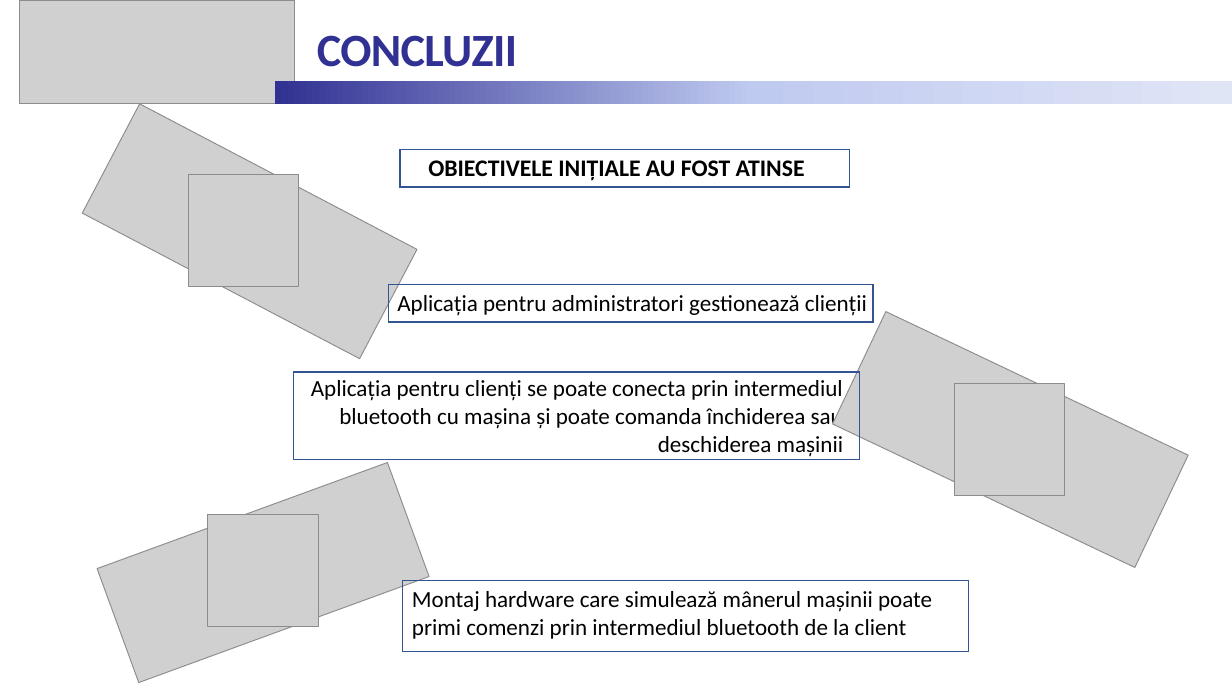
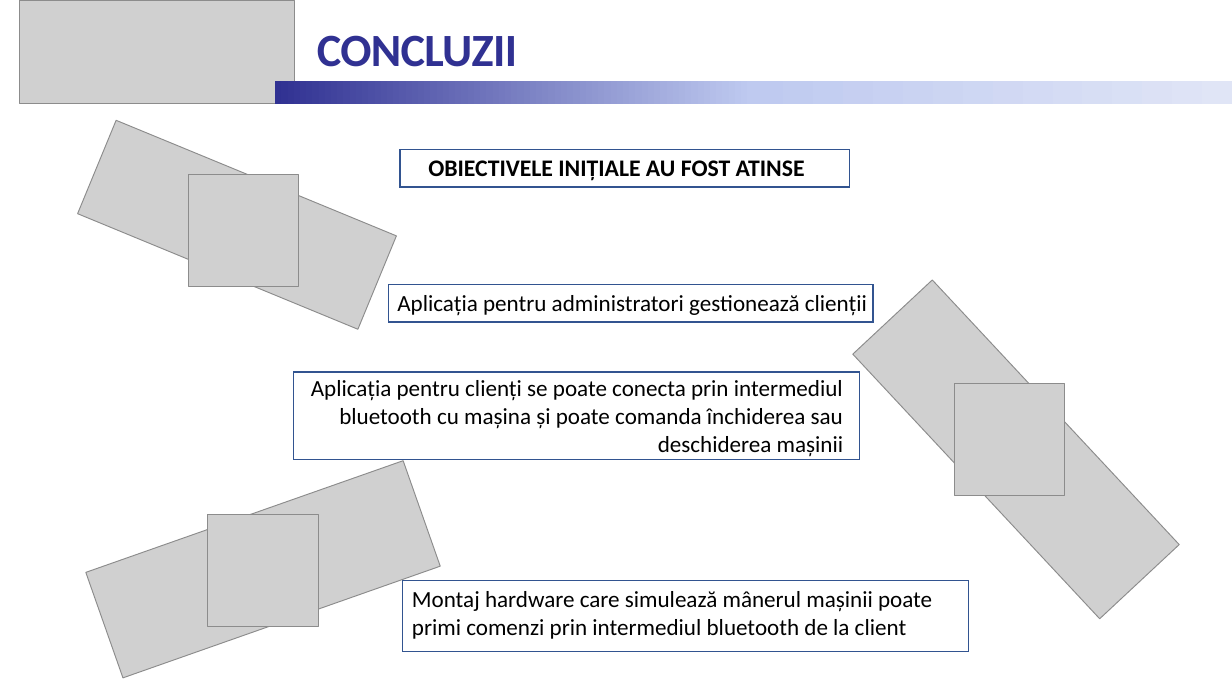
Before and after one commit to senciuckristine/DigitalKey, a slide deck: slide 11 of Documentation/Prezentare_Senciuc_Kristine.pptx (slide 12 before the commit). Drawn at 1232x693 pixels with LibreOffice and Linux fonts; fonts in the diff are those of the drawing; grey boxes stand for pictures. Boxes give left, top, right and bottom in pixels: in the first picture for what was removed or moved away, otherwise in the second. Text is boxed around its words. In the diff, an @@ line names an element or a change of style, - is before the commit and + after.

```diff
--- a/Documentation/Prezentare_Senciuc_Kristine.pptx
+++ b/Documentation/Prezentare_Senciuc_Kristine.pptx
@@ picture at box(77, 121, 396, 329): rotation 27 to 22 degrees @@
@@ picture at box(853, 280, 1180, 620): rotation 25 to 47 degrees @@
@@ picture: place and size @@
-picture at box(97, 463, 429, 683)
+picture at box(86, 461, 441, 678)
```
Also in this commit, not shown: 8 other slides changed, 1 slide added, 2 slides removed.
